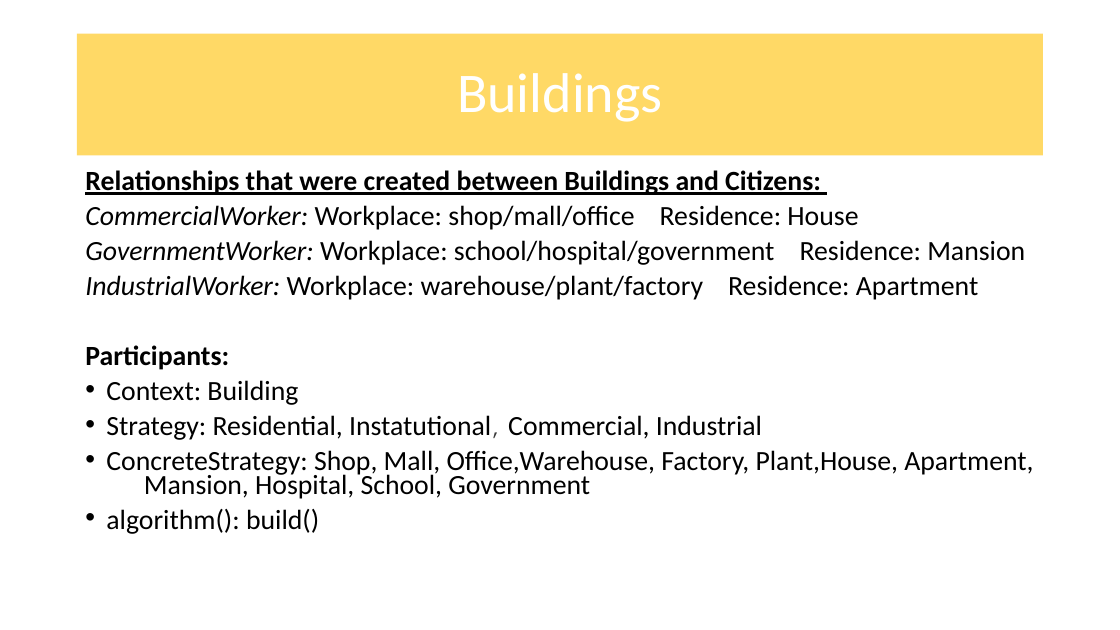
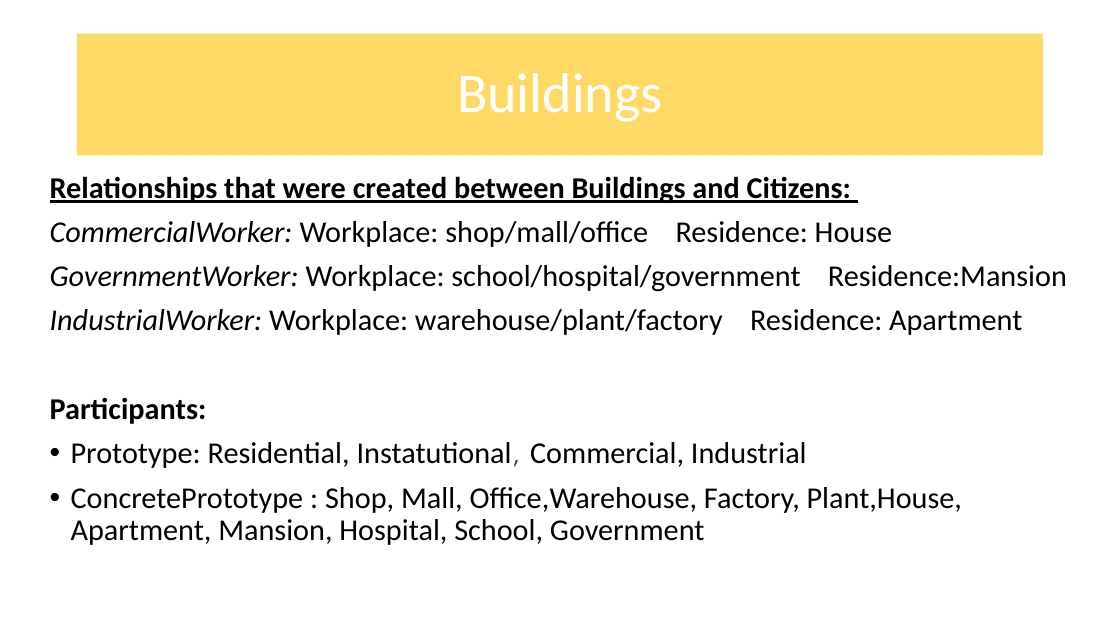
Before and after one commit to COS214-Project-2024/Team-25, a slide deck: slide 7 of Powerpoint/COS 214 Project powerpoint_Buildings.pptx. Drawn at 1120x630 pixels with LibreOffice and Linux fonts; fonts in the diff are those of the drawing. Boxes give left, top, right and bottom in pixels: in the first picture for what was removed or moved away, otherwise in the second. Text is boxed around its words. In the diff, an @@ line names an element or a change of style, - is before the commit and + after.

Commit message:
Building updated again

```diff
--- a/Powerpoint/COS 214 Project powerpoint_Buildings.pptx
+++ b/Powerpoint/COS 214 Project powerpoint_Buildings.pptx
@@ text "Relationships that were created between ...": place and size @@
-text "Relationships that were created between ..." at (85,170,1033,534)
+text "Relationships that were created between ..." at (50,176,1067,545)
@@ text at (50,176,1022,424): size 23.8 to 25.9 pt in "Relationships that were created between Buildings and ...", "CommercialWorker: Workplace: shop/mall/office Residence: Hou ...", "IndustrialWorker: Workplace: warehouse/plant/factory Residen ...", "Participants:"; line spacing 0.7 to 0.9 @@
@@ text at (50,265,1067,292): text changed; size 23.8 to 25.9 pt @@
-GovernmentWorker: Workplace: school/hospital/government Residence: Mansion
+GovernmentWorker: Workplace: school/hospital/government Residence:Mansion
@@ text at (71,442,962,545): text changed; size 23.8 to 25.9 pt @@
-• Context: Building
-• Strategy: Residential, Instatutional, Commercial, Industrial
-• ConcreteStrategy: Shop, Mall, Office,Warehouse, Factory, Plant,House, Apartment, Mansion, Hospital, School, Government
-• algorithm(): build()
+• Prototype: Residential, Instatutional, Commercial, Industrial
+• ConcretePrototype : Shop, Mall, Office,Warehouse, Factory, Plant,House, Apartment, Mansion, Hospital, School, Government
```
Also in this commit, not shown: 1 other slide changed.
